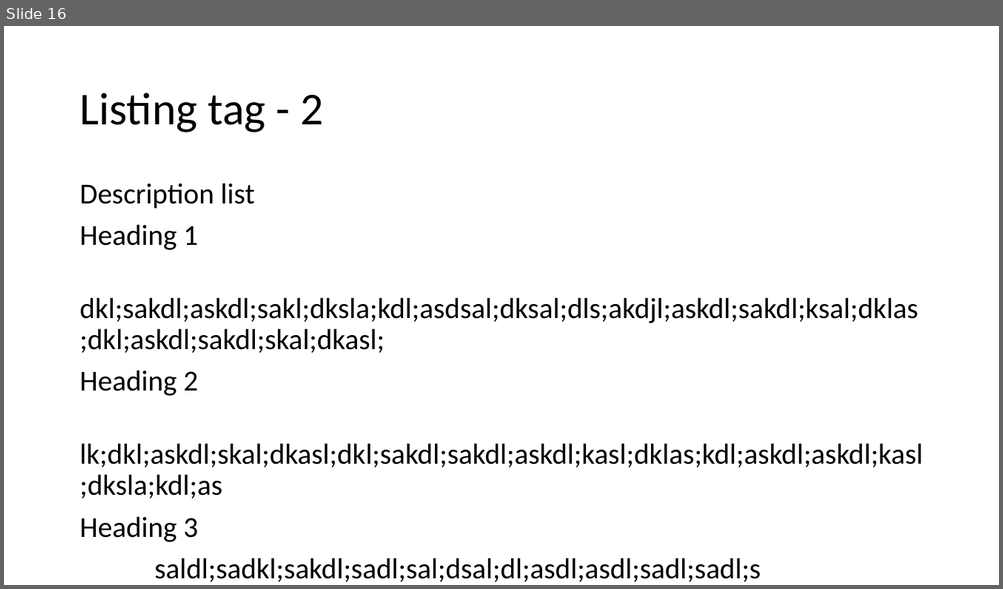
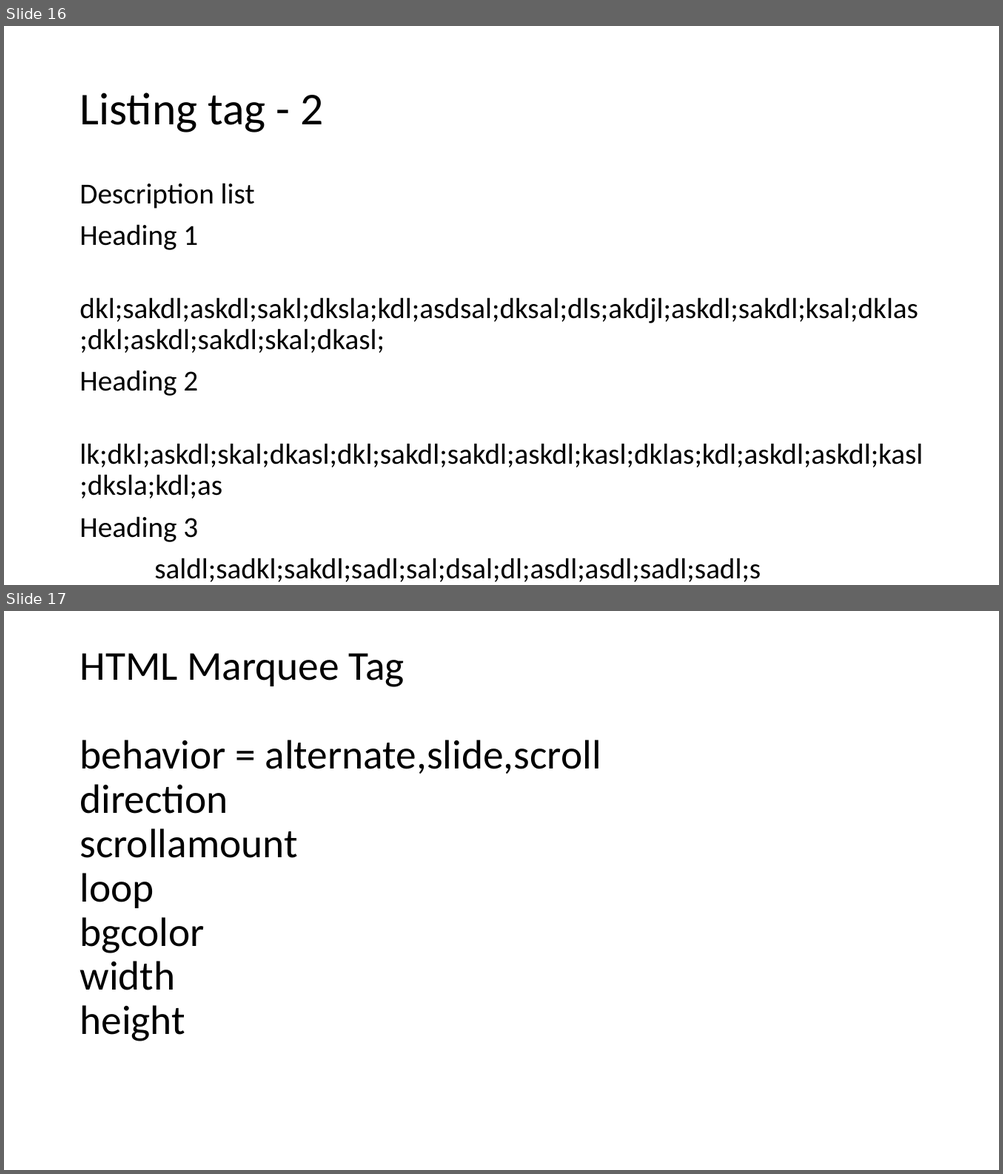
Before and after one commit to PiyushChaturvedii/Batch05, a slide deck: HTML.pptx. Shown one above the other, each under a label of ours: slide 16 before the commit, slides 16 and 17 after it. The pictures are 1003x589 and 1003x1174 pixels, drawn with LibreOffice and Linux fonts; fonts in the diff are those of the drawing. Boxes give left, top, right and bottom in pixels: in the first picture for what was removed or moved away, otherwise in the second. Text is boxed around its words. In the diff, an @@ line names an element or a change of style, - is before the commit and + after.

```diff
--- a/HTML.pptx
+++ b/HTML.pptx
@@ slide 17 added at box(4, 611, 999, 1170), background #FFFFFF @@
@@ title added at box(79, 653, 601, 1042), 39.6 pt, text #000000 @@
+HTML Marquee Tag
+behavior = alternate,slide,scroll
+direction
+scrollamount
+loop
+bgcolor
+width
+height
```
Also in this commit, not shown: 3 other slides added, 6 other files.
